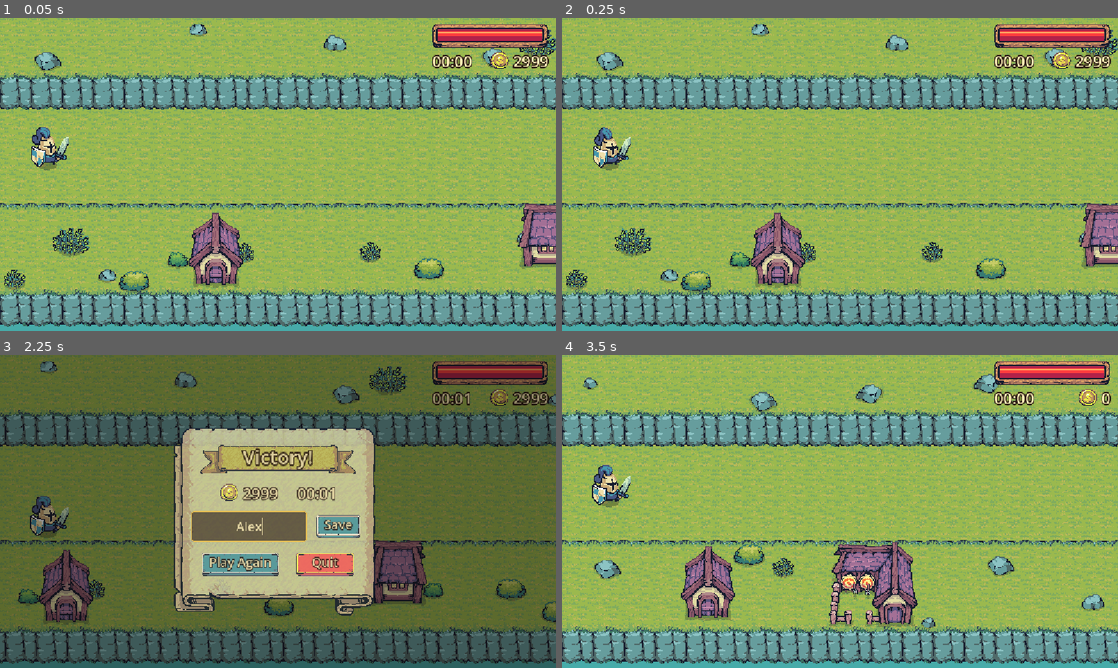
Above: before the commit, frames 1-4 (two rows, left to right).
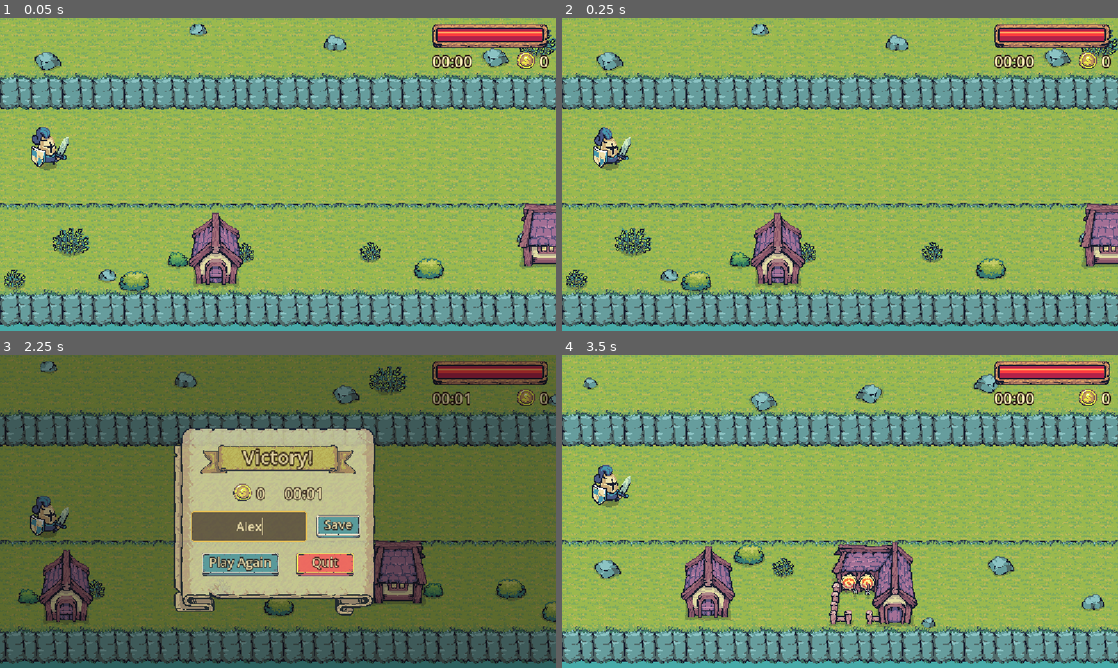
Above: after the commit, the same moments.

Repository: interactivelabs/rhythm-game-gd
Game: Godot game, scene res://scenes/main.tscn
Two runs of this game, one before a commit and one after it. Both use one fixed random seed, a clock stepped at 60 frames per second and the inputs below. Sound files missing from this copy of the repository are replaced by a short silence.
Inputs (mouse positions are in pixels of both pictures, inside the frame that each line leads up to):
- Up to frame 1 (0.05 s): no input
- Up to frame 2 (0.25 s): no input
- Up to frame 3 (2.25 s): hold D (move_right) 0.53-1.28 s; hold Space (attack) 0.53-1.28 s; hold S (move_down) 1.28-2 s; tap Space (attack) at 1.35 s; click (250, 527) at 2.02 s; type "Alex" at 2.1 s
- Up to frame 4 (3.5 s): click "Play Again" at 2.75 s

The runs differ from the first frame. In frame 1, 0.4% of the frame differs, in the area x 88-99%, y 10-17%; in frame 2, 0.4%; in frame 3, 1.0%, in the area x 39-99%, y 10-47%; in frame 4, nothing differs.

Commit message:
Added fire and some other touches

Diff:
--- a/resources/decorations/bottom_buildings.tres
+++ b/resources/decorations/bottom_buildings.tres
@@ -2,14 +2,14 @@
 
 [ext_resource type="Script" uid="uid://b88dxxfp466ig" path="res://scripts/decoration_band.gd" id="band"]
 [ext_resource type="Script" uid="uid://bki8ppw3e23nr" path="res://scripts/decoration_entry.gd" id="entry"]
-[ext_resource type="Texture2D" uid="uid://c87ux36p4swql" path="res://assets/Buildings/Monastery.png" id="tex6"]
-[ext_resource type="Texture2D" uid="uid://ufkxbllmaas1" path="res://assets/Buildings/Castle.png" id="tex7"]
 [ext_resource type="PackedScene" path="res://scenes/buildings/house_1.tscn" id="scene_tex0"]
 [ext_resource type="PackedScene" path="res://scenes/buildings/house_2.tscn" id="scene_tex1"]
 [ext_resource type="PackedScene" path="res://scenes/buildings/house_3.tscn" id="scene_tex2"]
 [ext_resource type="PackedScene" path="res://scenes/buildings/tower.tscn" id="scene_tex3"]
-[ext_resource type="PackedScene" path="res://scenes/buildings/archery.tscn" id="scene_tex4"]
+[ext_resource type="PackedScene" uid="uid://etxtklphq6hb" path="res://scenes/buildings/archery.tscn" id="scene_tex4"]
 [ext_resource type="PackedScene" path="res://scenes/buildings/barracks.tscn" id="scene_tex5"]
+[ext_resource type="Texture2D" uid="uid://c87ux36p4swql" path="res://assets/Buildings/Monastery.png" id="tex6"]
+[ext_resource type="Texture2D" uid="uid://ufkxbllmaas1" path="res://assets/Buildings/Castle.png" id="tex7"]
 
 [sub_resource type="Resource" id="e0"]
 script = ExtResource("entry")
--- a/resources/decorations/fire_frames.tres
+++ b/resources/decorations/fire_frames.tres
@@ -1,4 +1,4 @@
-[gd_resource type="SpriteFrames" format=3]
+[gd_resource type="SpriteFrames" format=3 uid="uid://caxegbv6uftkm"]
 
 [ext_resource type="Texture2D" uid="uid://ctucn4gbuotrd" path="res://assets/TerrainDecorations/fire.png" id="1"]
 
@@ -20,8 +20,20 @@
 
 [resource]
 animations = [{
-"frames": [{"duration": 1.0, "texture": SubResource("f0")}, {"duration": 1.0, "texture": SubResource("f1")}, {"duration": 1.0, "texture": SubResource("f2")}, {"duration": 1.0, "texture": SubResource("f3")}],
-"loop": true,
+"frames": [{
+"duration": 1.0,
+"texture": SubResource("f0")
+}, {
+"duration": 1.0,
+"texture": SubResource("f1")
+}, {
+"duration": 1.0,
+"texture": SubResource("f2")
+}, {
+"duration": 1.0,
+"texture": SubResource("f3")
+}],
+"loop": 1,
 "name": &"default",
 "speed": 8.0
 }]
--- a/scenes/buildings/archery.tscn
+++ b/scenes/buildings/archery.tscn
@@ -1,18 +1,14 @@
-[gd_scene format=3]
+[gd_scene format=3 uid="uid://etxtklphq6hb"]
 
 [ext_resource type="Texture2D" uid="uid://c4knd3tllsmce" path="res://assets/Buildings/Archery.png" id="1_art"]
-[ext_resource type="SpriteFrames" path="res://resources/decorations/fire_frames.tres" id="2_fire"]
-[ext_resource type="Script" path="res://scripts/night_only.gd" id="3_night"]
+[ext_resource type="PackedScene" path="res://scenes/campfire.tscn" id="2_campfire"]
 
-[node name="Archery" type="Node2D"]
+[node name="Archery" type="Node2D" unique_id=133930856]
 
-[node name="Sprite" type="Sprite2D" parent="."]
+[node name="Sprite" type="Sprite2D" parent="." unique_id=363633938]
 texture = ExtResource("1_art")
 offset = Vector2(1.5, -112)
 
-[node name="Campfire" type="AnimatedSprite2D" parent="."]
-z_index = 15
-position = Vector2(105.5, -12)
-sprite_frames = ExtResource("2_fire")
-autoplay = "default"
-script = ExtResource("3_night")
+[node name="Campfire" parent="." unique_id=1465400837 instance=ExtResource("2_campfire")]
+position = Vector2(-31, -59)
+scale = Vector2(1.75, 1.75)
--- a/scenes/buildings/barracks.tscn
+++ b/scenes/buildings/barracks.tscn
@@ -1,18 +1,14 @@
-[gd_scene format=3]
+[gd_scene format=3 uid="uid://bkb7r7rerpswx"]
 
 [ext_resource type="Texture2D" uid="uid://dxjqoci40pnoe" path="res://assets/Buildings/Barracks.png" id="1_art"]
-[ext_resource type="SpriteFrames" path="res://resources/decorations/fire_frames.tres" id="2_fire"]
-[ext_resource type="Script" path="res://scripts/night_only.gd" id="3_night"]
+[ext_resource type="PackedScene" path="res://scenes/campfire.tscn" id="2_campfire"]
 
-[node name="Barracks" type="Node2D"]
+[node name="Barracks" type="Node2D" unique_id=1818651157]
 
-[node name="Sprite" type="Sprite2D" parent="."]
+[node name="Sprite" type="Sprite2D" parent="." unique_id=724714048]
 texture = ExtResource("1_art")
 offset = Vector2(0, -117)
 
-[node name="Campfire" type="AnimatedSprite2D" parent="."]
-z_index = 15
-position = Vector2(106, -12)
-sprite_frames = ExtResource("2_fire")
-autoplay = "default"
-script = ExtResource("3_night")
+[node name="Campfire" parent="." unique_id=473726551 instance=ExtResource("2_campfire")]
+position = Vector2(115, -44)
+scale = Vector2(1.9, 1.9)
--- a/scenes/buildings/house_1.tscn
+++ b/scenes/buildings/house_1.tscn
@@ -1,18 +1,14 @@
-[gd_scene format=3]
+[gd_scene format=3 uid="uid://utv23vqm0opp"]
 
 [ext_resource type="Texture2D" uid="uid://bq7w2q5o2dfs7" path="res://assets/Buildings/House1.png" id="1_art"]
-[ext_resource type="SpriteFrames" path="res://resources/decorations/fire_frames.tres" id="2_fire"]
-[ext_resource type="Script" path="res://scripts/night_only.gd" id="3_night"]
+[ext_resource type="PackedScene" path="res://scenes/campfire.tscn" id="2_campfire"]
 
-[node name="House1" type="Node2D"]
+[node name="House1" type="Node2D" unique_id=389025111]
 
-[node name="Sprite" type="Sprite2D" parent="."]
+[node name="Sprite" type="Sprite2D" parent="." unique_id=621664773]
 texture = ExtResource("1_art")
 offset = Vector2(0, -77)
 
-[node name="Campfire" type="AnimatedSprite2D" parent="."]
-z_index = 15
-position = Vector2(70, -12)
-sprite_frames = ExtResource("2_fire")
-autoplay = "default"
-script = ExtResource("3_night")
+[node name="Campfire" parent="." unique_id=165754478 instance=ExtResource("2_campfire")]
+position = Vector2(-79, -41)
+scale = Vector2(1.6, 1.6)
--- a/scenes/buildings/house_2.tscn
+++ b/scenes/buildings/house_2.tscn
@@ -1,18 +1,14 @@
-[gd_scene format=3]
+[gd_scene format=3 uid="uid://ck4mx8pv72js8"]
 
 [ext_resource type="Texture2D" uid="uid://c1flt7byaiipx" path="res://assets/Buildings/House2.png" id="1_art"]
-[ext_resource type="SpriteFrames" path="res://resources/decorations/fire_frames.tres" id="2_fire"]
-[ext_resource type="Script" path="res://scripts/night_only.gd" id="3_night"]
+[ext_resource type="PackedScene" path="res://scenes/campfire.tscn" id="2_campfire"]
 
-[node name="House2" type="Node2D"]
+[node name="House2" type="Node2D" unique_id=811280111]
 
-[node name="Sprite" type="Sprite2D" parent="."]
+[node name="Sprite" type="Sprite2D" parent="." unique_id=2120307211]
 texture = ExtResource("1_art")
 offset = Vector2(0, -82)
 
-[node name="Campfire" type="AnimatedSprite2D" parent="."]
-z_index = 15
-position = Vector2(78, -12)
-sprite_frames = ExtResource("2_fire")
-autoplay = "default"
-script = ExtResource("3_night")
+[node name="Campfire" parent="." unique_id=1922146273 instance=ExtResource("2_campfire")]
+position = Vector2(41, -32.000004)
+scale = Vector2(1.85, 1.85)
--- a/scenes/buildings/house_3.tscn
+++ b/scenes/buildings/house_3.tscn
@@ -1,18 +1,14 @@
-[gd_scene format=3]
+[gd_scene format=3 uid="uid://h1ol62yf6usv"]
 
 [ext_resource type="Texture2D" uid="uid://1muw33e3k1qc" path="res://assets/Buildings/House3.png" id="1_art"]
-[ext_resource type="SpriteFrames" path="res://resources/decorations/fire_frames.tres" id="2_fire"]
-[ext_resource type="Script" path="res://scripts/night_only.gd" id="3_night"]
+[ext_resource type="PackedScene" path="res://scenes/campfire.tscn" id="2_campfire"]
 
-[node name="House3" type="Node2D"]
+[node name="House3" type="Node2D" unique_id=1278534001]
 
-[node name="Sprite" type="Sprite2D" parent="."]
+[node name="Sprite" type="Sprite2D" parent="." unique_id=1454914916]
 texture = ExtResource("1_art")
 offset = Vector2(0, -76)
 
-[node name="Campfire" type="AnimatedSprite2D" parent="."]
-z_index = 15
-position = Vector2(75, -12)
-sprite_frames = ExtResource("2_fire")
-autoplay = "default"
-script = ExtResource("3_night")
+[node name="Campfire" parent="." unique_id=1814118270 instance=ExtResource("2_campfire")]
+position = Vector2(89.5, -44.675)
+scale = Vector2(2.15, 2.15)
--- a/scenes/buildings/tower.tscn
+++ b/scenes/buildings/tower.tscn
@@ -1,18 +1,14 @@
-[gd_scene format=3]
+[gd_scene format=3 uid="uid://cu34ymq64hxr6"]
 
 [ext_resource type="Texture2D" uid="uid://c76plqo8q880r" path="res://assets/Buildings/Tower.png" id="1_art"]
-[ext_resource type="SpriteFrames" path="res://resources/decorations/fire_frames.tres" id="2_fire"]
-[ext_resource type="Script" path="res://scripts/night_only.gd" id="3_night"]
+[ext_resource type="PackedScene" path="res://scenes/campfire.tscn" id="2_campfire"]
 
-[node name="Tower" type="Node2D"]
+[node name="Tower" type="Node2D" unique_id=1328316969]
 
-[node name="Sprite" type="Sprite2D" parent="."]
+[node name="Sprite" type="Sprite2D" parent="." unique_id=1115551106]
 texture = ExtResource("1_art")
 offset = Vector2(0, -102)
 
-[node name="Campfire" type="AnimatedSprite2D" parent="."]
-z_index = 15
-position = Vector2(74, -12)
-sprite_frames = ExtResource("2_fire")
-autoplay = "default"
-script = ExtResource("3_night")
+[node name="Campfire" parent="." unique_id=1566796849 instance=ExtResource("2_campfire")]
+position = Vector2(1, -149)
+scale = Vector2(2.4, 2.3999999)
--- /dev/null
+++ b/scenes/campfire.tscn
@@ -0,0 +1,24 @@
+[gd_scene format=3]
+
+[ext_resource type="Script" path="res://scripts/campfire.gd" id="1_script"]
+[ext_resource type="Shader" path="res://shaders/fire_glow.gdshader" id="2_glow"]
+[ext_resource type="SpriteFrames" path="res://resources/decorations/fire_frames.tres" id="3_fire"]
+
+[sub_resource type="ShaderMaterial" id="glow_material"]
+shader = ExtResource("2_glow")
+
+[node name="Campfire" type="Node2D"]
+z_index = 15
+script = ExtResource("1_script")
+
+[node name="Glow" type="ColorRect" parent="."]
+material = SubResource("glow_material")
+offset_left = -40.0
+offset_top = -34.0
+offset_right = 40.0
+offset_bottom = 46.0
+mouse_filter = 2
+
+[node name="Flame" type="AnimatedSprite2D" parent="."]
+sprite_frames = ExtResource("3_fire")
+autoplay = "default"
--- /dev/null
+++ b/scripts/campfire.gd
@@ -0,0 +1,13 @@
+class_name Campfire
+extends NightOnly
+## A campfire: animated flame plus a flickering light glow
+## (shaders/fire_glow.gdshader). Only shows at night (see NightOnly), fading in
+## with the night. Instance scenes/campfire.tscn wherever a fire is needed (e.g.
+## the building scenes) and move/scale the instance; the glow scales with it.
+
+@onready var flame: AnimatedSprite2D = $Flame
+
+
+func _ready() -> void:
+	# Start on a random frame so neighbouring fires don't burn in sync.
+	flame.frame = randi() % flame.sprite_frames.get_frame_count(flame.animation)
--- a/scripts/effects/invulnerability_effect.gd
+++ b/scripts/effects/invulnerability_effect.gd
@@ -12,4 +12,4 @@
 
 
 func describe() -> String:
-	return "Invulnerable " + format_seconds(duration)
+	return "Immune " + format_seconds(duration)
--- a/scripts/game_manager.gd
+++ b/scripts/game_manager.gd
@@ -52,7 +52,7 @@
 var _night_start_ms := 0
 var _night_fade_time := 0.0
 ## Points from collected gold.
-var score := 2999
+var score := 0
 var health := START_HEALTH
 ## Seconds since the run started.
 var run_time := 0.0
--- a/scripts/night_only.gd
+++ b/scripts/night_only.gd
@@ -1,3 +1,4 @@
+class_name NightOnly
 extends CanvasItem
 ## Hidden during the day; fades in as night falls, in step with the night grade
 ## (follows GameManager.night_amount()). For night-only things like building
--- /dev/null
+++ b/shaders/fire_glow.gdshader
@@ -0,0 +1,35 @@
+shader_type canvas_item;
+// Soft, flickering light around a fire: a warm radial glow added on top of
+// what's underneath (blend_add), so it brightens the ground and walls nearby
+// like real light instead of covering them. Drawn after the night grade (the
+// campfire is at z 15, the grade at z 10), so it stays warm against the blue.
+// Put it on a square ColorRect centred on the flame; the rect's size is the
+// light's reach. The node's modulate (e.g. a night fade) dims it as a whole.
+render_mode blend_add, unshaded;
+
+// Colour of the light.
+uniform vec3 glow_color : source_color = vec3(1.0, 0.55, 0.2);
+// Brightness at the centre.
+uniform float intensity : hint_range(0.0, 2.0) = 0.8;
+// Higher = light falls off faster from the centre (a tighter glow).
+uniform float falloff : hint_range(0.5, 6.0) = 2.2;
+// How much the light flickers (0 = steady) and how fast.
+uniform float flicker_strength : hint_range(0.0, 1.0) = 0.18;
+uniform float flicker_speed : hint_range(0.0, 20.0) = 7.0;
+
+varying float phase;
+
+void vertex() {
+	// Different fires flicker out of step: phase from the fire's height on
+	// screen (fixed per building; x changes as the world scrolls).
+	phase = MODEL_MATRIX[3].y * 0.37;
+}
+
+void fragment() {
+	float dist = length(UV - 0.5) * 2.0; // 0 at the centre, 1 at the rect's edge
+	float glow = pow(clamp(1.0 - dist, 0.0, 1.0), falloff);
+	float t = TIME * flicker_speed + phase;
+	// A few sine waves at odd ratios: irregular, fire-like flicker.
+	float flicker = 1.0 + flicker_strength * (0.5 * sin(t) + 0.3 * sin(t * 2.3 + 1.7) + 0.2 * sin(t * 5.1 + 0.4));
+	COLOR = vec4(glow_color, COLOR.a * glow * intensity * flicker);
+}
Not shown, added: scripts/campfire.gd.uid
Not shown, added: shaders/fire_glow.gdshader.uid
